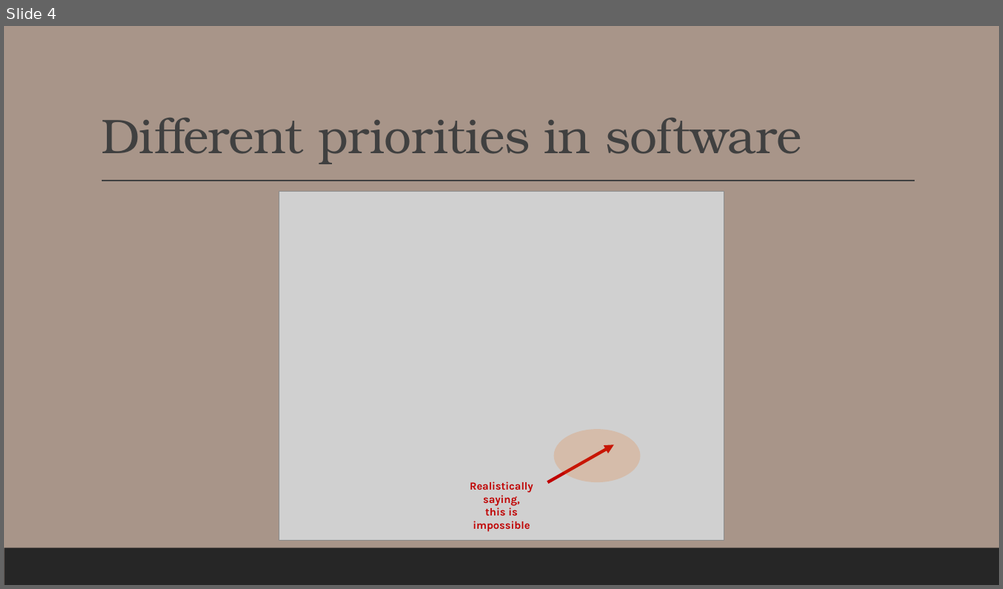
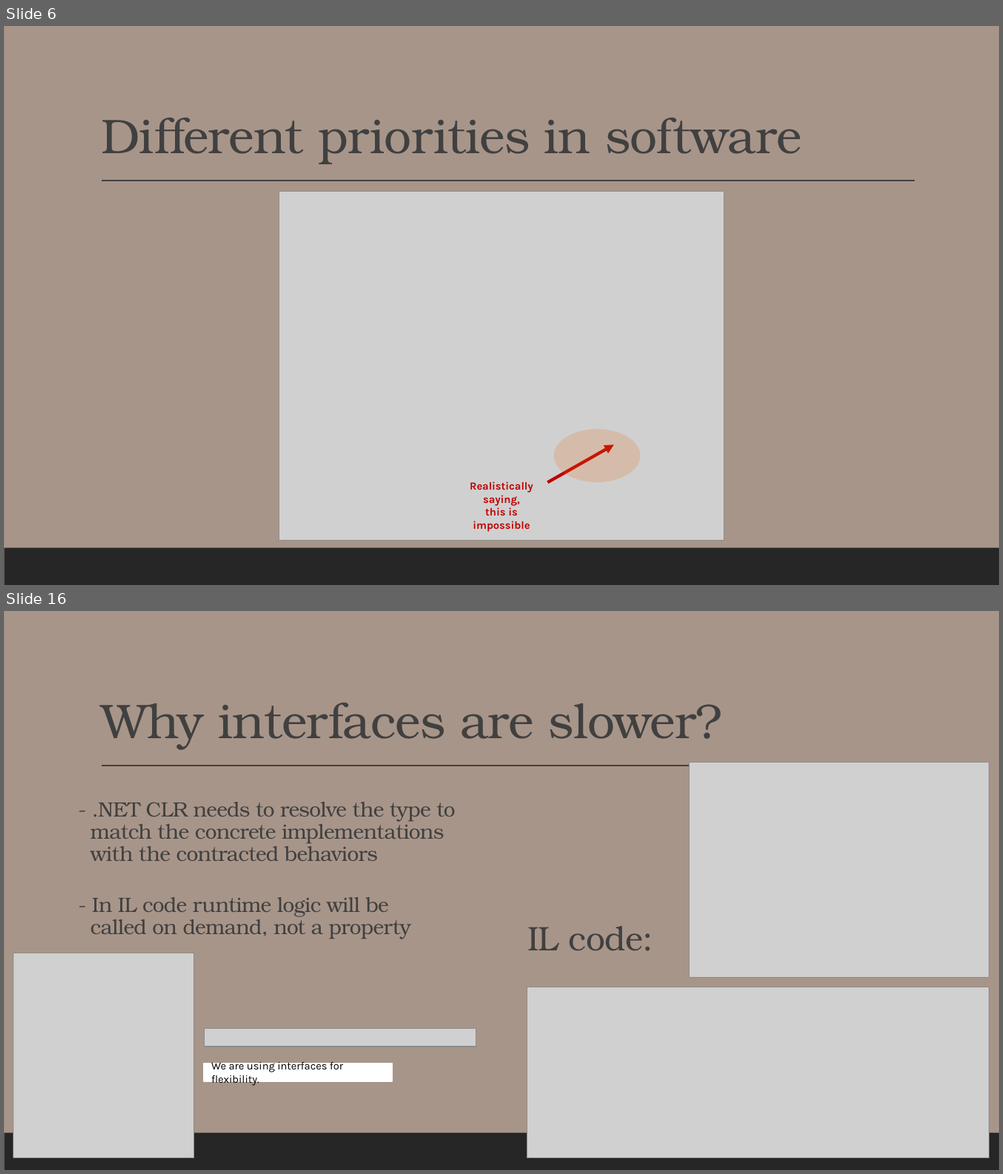
Before and after one commit to Thomas-M-Krystyan/ProgrammingWorkshops_DesignPatterns, a slide deck: - Q&A with C#/Q&A with C# (part 2 - Collections and SOLI[D] Principle).pptx. Shown one above the other, each under a label of ours: slide 4 before the commit, slides 6 and 16 after it; the slides between them are not shown. The pictures are 1003x589 and 1003x1174 pixels, drawn with LibreOffice and Linux fonts; fonts in the diff are those of the drawing; grey boxes stand for pictures. Boxes give left, top, right and bottom in pixels: in the first picture for what was removed or moved away, otherwise in the second. Text is boxed around its words. In the diff, an @@ line names an element or a change of style, - is before the commit and + after.

```diff
--- a/- Q&A with C#/Q&A with C# (part 2 - Collections and SOLI[D] Principle).pptx
+++ b/- Q&A with C#/Q&A with C# (part 2 - Collections and SOLI[D] Principle).pptx
@@ slide 16 added at (4,611,999,1170), background #A89589; not listed: 2 template elements that a slide beside it also shows @@
@@ title added at (101,703,722,750), 47 pt, text #404040 @@
+Why interfaces are slower?
@@ picture added at (690,763,990,977) @@
@@ text added at (91,802,455,861), 20 pt, text #404040 @@
+- .NET CLR needs to resolve the type to
+match the concrete implementations
+with the contracted behaviors
@@ text added at (91,897,411,939), 20 pt, text #404040 @@
+- In IL code runtime logic will be
+called on demand, not a property
@@ text added at (527,926,653,951), 32.9 pt, text #404040 @@
+IL code:
@@ picture added at (14,954,193,1159) @@
@@ picture added at (527,987,990,1158) @@
@@ picture added at (204,1029,476,1047) @@
@@ rectangle added at (204,1064,392,1082), fill #FFFFFF, outline #FFFFFF 1.25 pt, 10.5 pt, text #000000 @@
+We are using interfaces for flexibility.
@@ what was slide 4 is now slide 6 @@
```
Also in this commit, not shown: 1 slide changed, 13 other slides added.
